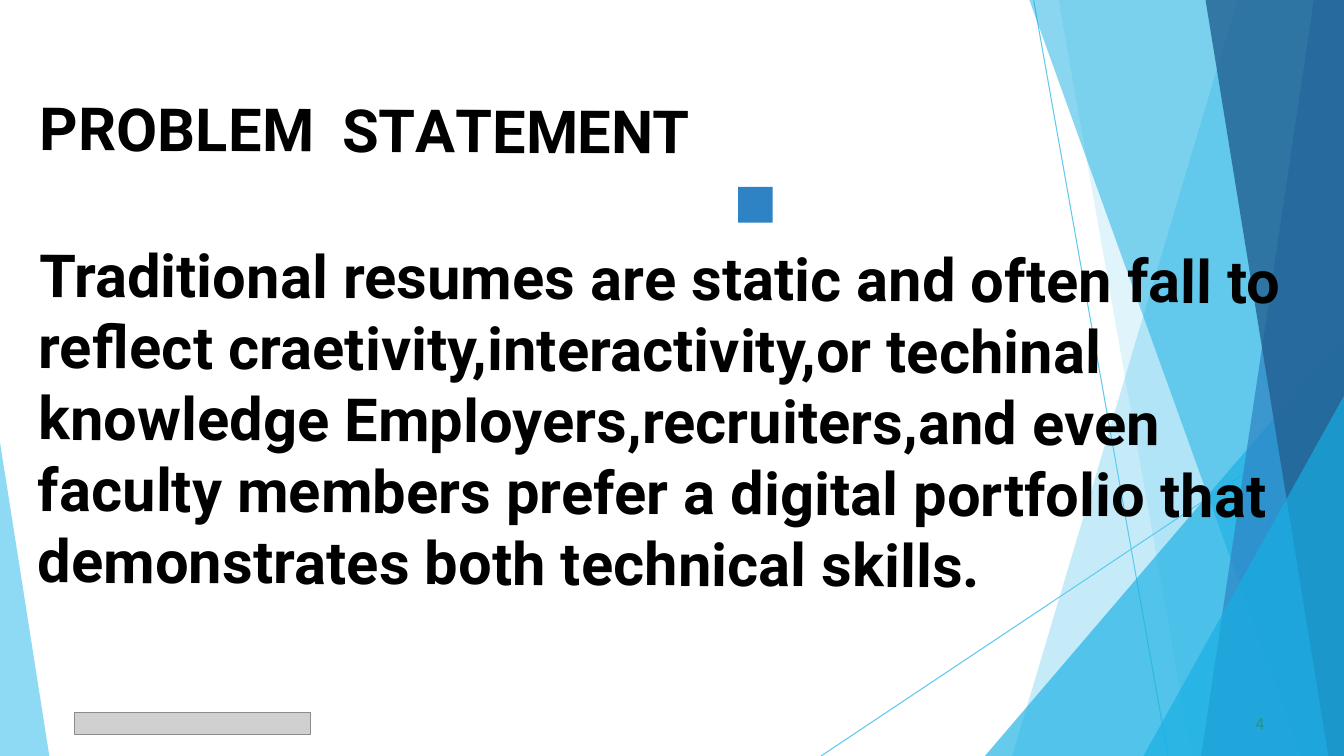
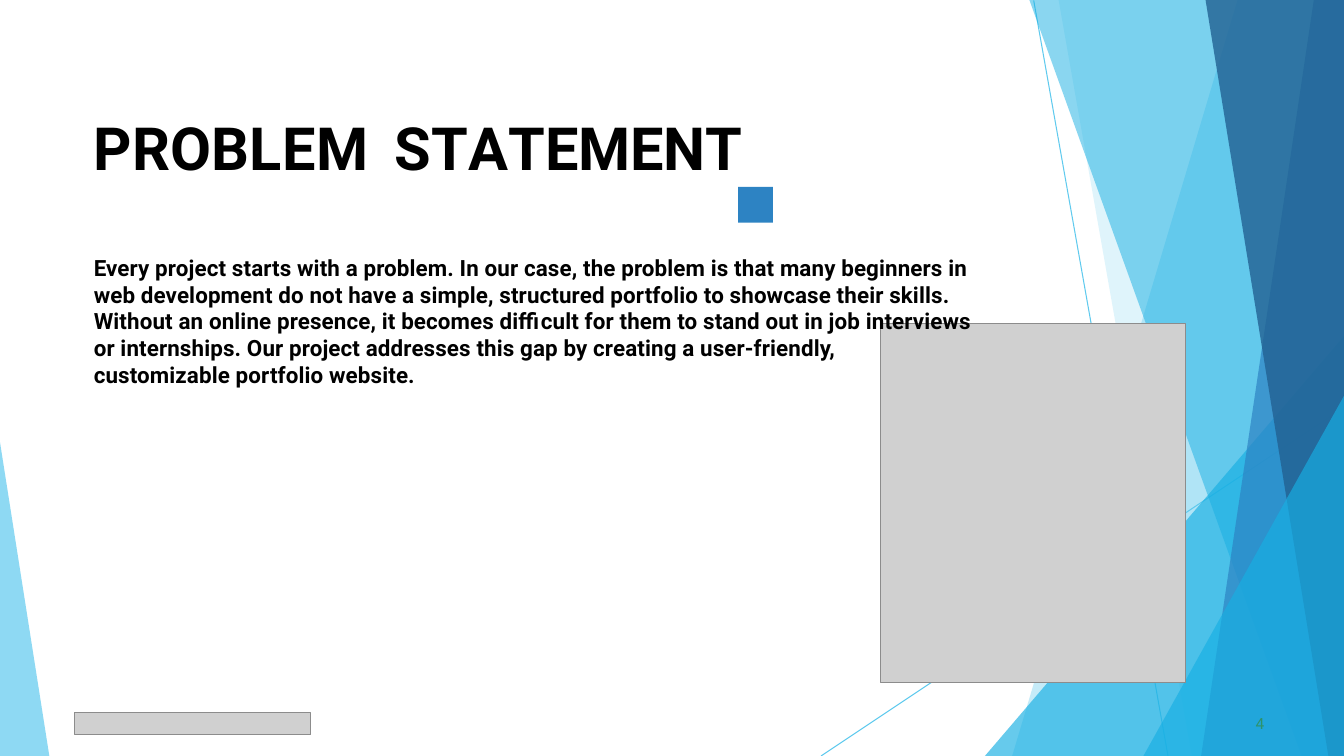
Before and after one commit to kathir13102005/Kathir, a slide deck: slide 4 of PPT FWD TNSDC 2025.pptx. Drawn at 1344x756 pixels with LibreOffice and Linux fonts; fonts in the diff are those of the drawing; grey boxes stand for pictures; background and template pictures are left out. Boxes give left, top, right and bottom in pixels: in the first picture for what was removed or moved away, otherwise in the second. Text is boxed around its words. In the diff, an @@ line names an element or a change of style, - is before the commit and + after.

```diff
--- a/PPT FWD TNSDC 2025.pptx
+++ b/PPT FWD TNSDC 2025.pptx
@@ title removed at [38,107,1280,588] @@
-PROBLEM STATEMENT
-Traditional resumes are static and often fall to reflect craetivity,interactivity,or techinal knowledge Employers,recruiters,and even faculty members prefer a digital portfolio that demonstrates both technical skills.
@@ title added at [94,127,971,388], 16 pt, text #000000, bold @@
+PROBLEM STATEMENT
+Every project starts with a problem. In our case, the problem is that many beginners in web development do not have a simple, structured portfolio to showcase their skills. Without an online presence, it becomes difficult for them to stand out in job interviews or internships. Our project addresses this gap by creating a user-friendly, customizable portfolio website.
@@ picture added at [881,324,1186,683] @@
```
Also in this commit, not shown: 8 other slides changed, 2 slides added, 2 slides removed.
